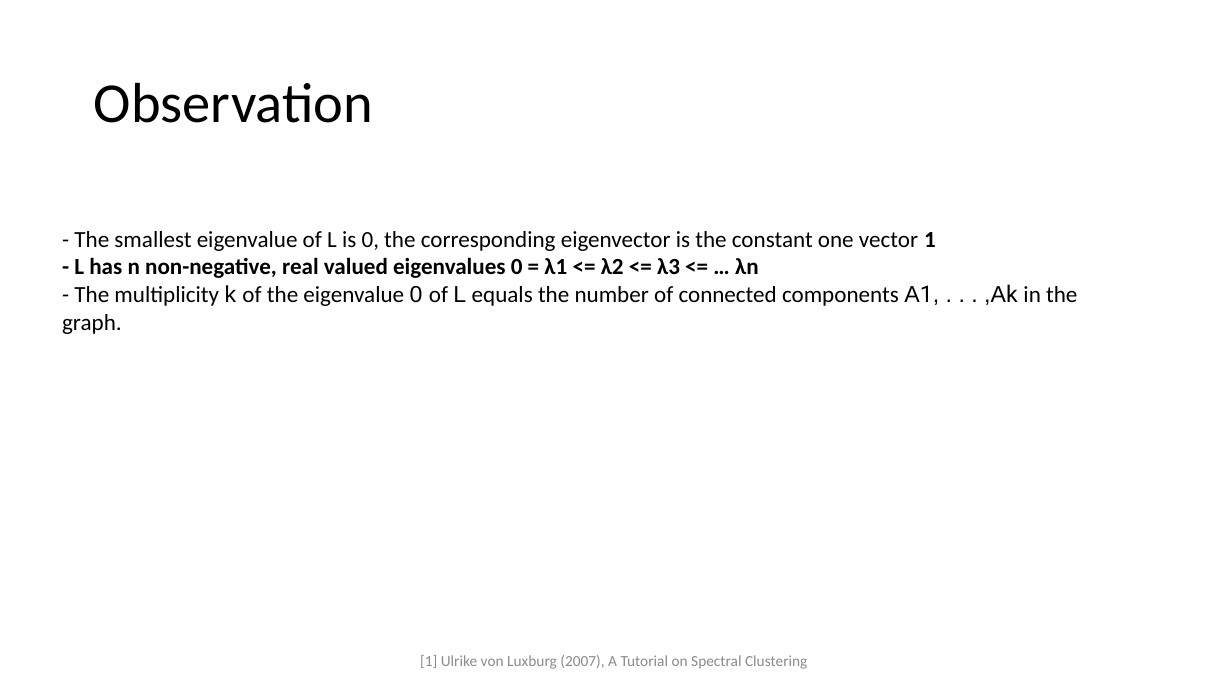
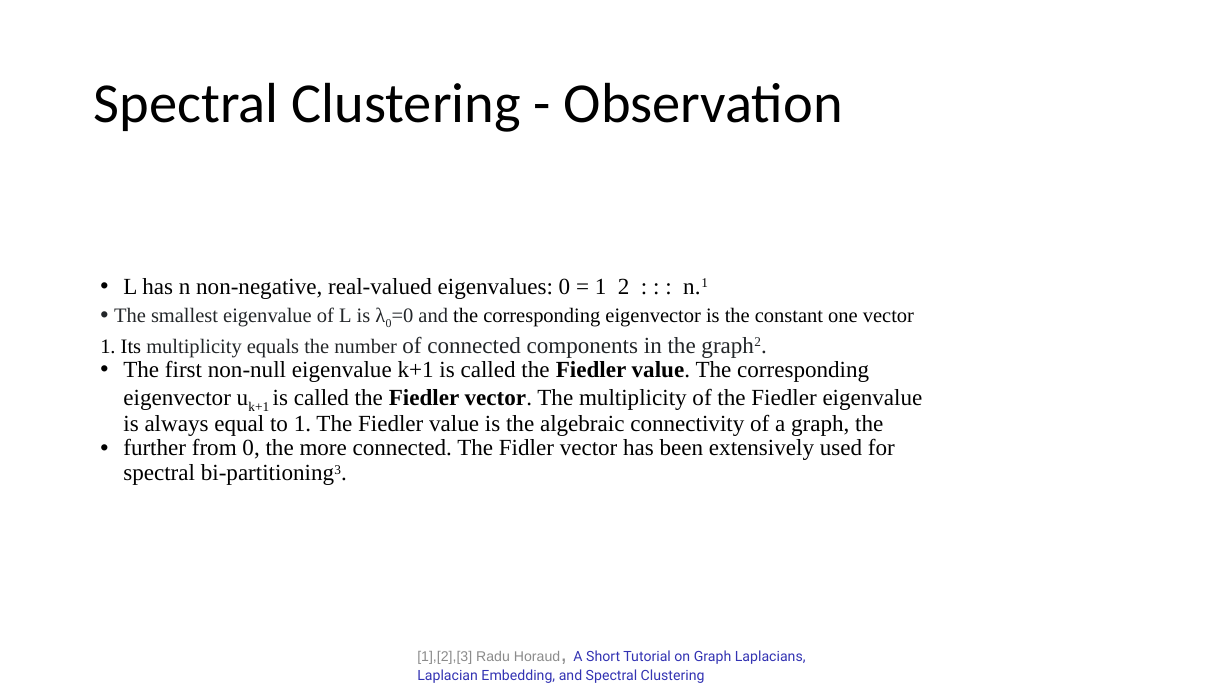
Before and after one commit to Kanchanfisky/SpectralClustering, a slide deck: slide 13 of Spectral Clustering.pptx (slide 26 before the commit). Drawn at 1232x693 pixels with LibreOffice and Linux fonts; fonts in the diff are those of the drawing. Boxes give left, top, right and bottom in pixels: in the first picture for what was removed or moved away, otherwise in the second. Text is boxed around its words. In the diff, an @@ line names an element or a change of style, - is before the commit and + after.

Commit message:
presentation and working code added

```diff
--- a/Spectral Clustering.pptx
+++ b/Spectral Clustering.pptx
@@ title at (94, 82, 843, 132): text changed @@
-Observation
+Spectral Clustering - Observation
@@ text removed at (62, 231, 1077, 334) @@
-- The smallest eigenvalue of L is 0, the corresponding eigenvector is the constant one vector 1
-- L has n non-negative, real valued eigenvalues 0 = λ1 <= λ2 <= λ3 <= … λn
-- The multiplicity k of the eigenvalue 0 of L equals the number of connected components A1, . . . ,Ak in the graph.
@@ text added at (100, 278, 923, 485), 18 pt, text #000000 @@
+• L has n non-negative, real-valued eigenvalues: 0 = 1 2 : : : n.1
+• The smallest eigenvalue of L is λ0=0 and the corresponding eigenvector is the constant one vector 1. Its multiplicity equals the number of connected components in the graph2.
+• The first non-null eigenvalue k+1 is called the Fiedler value. The corresponding eigenvector uk+1 is called the Fiedler vector. The multiplicity of the Fiedler eigenvalue is always equal to 1. The Fiedler value is the algebraic connectivity of a graph, the
+• further from 0, the more connected. The Fidler vector has been extensively used for spectral bi-partitioning3.
@@ text at (417, 650, 806, 683): text changed; size 12 to 11 pt; font Calibri to Roboto; text colour #8C8C8C to #3333B3 @@
-[1] Ulrike von Luxburg (2007), A Tutorial on Spectral Clustering
+[1],[2],[3] Radu Horaud, A Short Tutorial on Graph Laplacians, Laplacian Embedding, and Spectral Clustering
```
Also in this commit, not shown: 10 other slides changed, 6 slides added, 16 slides removed, 1 other file.
